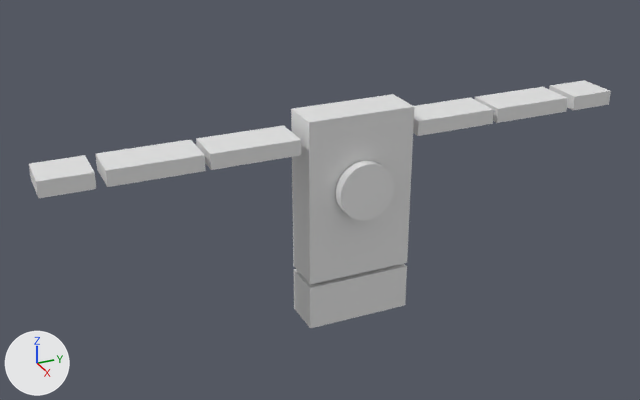
Before and after pictures for a commit that changed the glTF model public/modelos/androide.glb.
Both versions are drawn from a camera (50 mm lens) standing at (8.54, -4.27, 6.18) and looking at (-0.15, -0.37, 1.84). The lights are fixed; the arrows at lower left show +X, +Y and +Z. Vertices at the same position are counted once.

Before the edit, the objects in view are built like this:
```python
me_cube_001 = bpy.data.meshes.new('Cube.001')
me_cube_001.from_pydata(...)  # 128 vertices, 220 faces; spans x -0.25..0.42, y -3.52..3.49, z -0.67..1.94
me_cube_001.materials.append(mat_material)  # white #e7e7e7
# before: 54 (-0.25, -1.83, 1.58), 55 (-0.25, -2.85, 1.58) at pixel (97, 169), 62 (-0.25, -2.96, 1.58), 63 (-0.25, -3.52, 1.58) at pixel (31, 179)
ob_figura = bpy.data.objects.new('Figura', me_cube_001)
ob_figura.location = (-0.003, -0.023, 1.04)
```
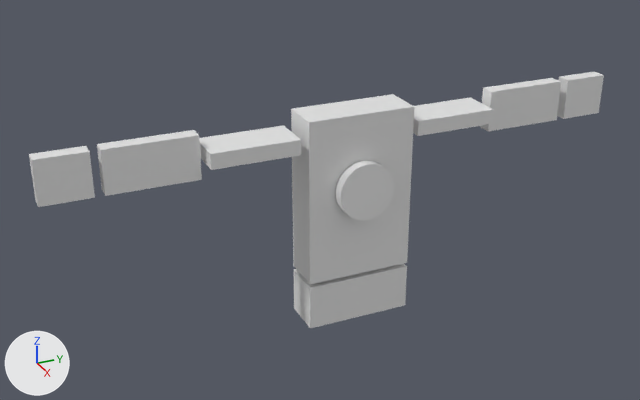
The newer file is also turned or shifted as a whole; pictures and numbers use the older file's frame.

The change, as a diff of the scene's bpy script:
```diff
--- a/public/modelos/androide.glb.py
+++ b/public/modelos/androide.glb.py
@@ me_cube_001 @@
 me_cube_001.from_pydata(...)  # 128 vertices, 220 faces; spans x -0.25..0.42, y -3.52..3.49, z -0.67..1.94
 # used by ob_figura; location = (-0.003, -0.023, 1.04)
-me_cube_001.vertices[48].co = (0.25, -2.85, 1.75)  # pixel (105, 170)
-me_cube_001.vertices[49].co = (-0.25, -2.85, 1.75)  # pixel (95, 153)
-me_cube_001.vertices[50].co = (-0.25, -1.83, 1.75)  # pixel (190, 139)
-me_cube_001.vertices[51].co = (0.25, -1.83, 1.75)  # pixel (204, 155)
-me_cube_001.vertices[52].co = (0.25, -1.83, 1.58)  # pixel (205, 171)
-me_cube_001.vertices[53].co = (0.25, -2.85, 1.58)  # pixel (107, 187)
-me_cube_001.vertices[56].co = (0.25, -3.52, 1.75)  # pixel (35, 181)
-me_cube_001.vertices[57].co = (-0.25, -3.52, 1.75)  # pixel (28, 163)
-me_cube_001.vertices[58].co = (-0.25, -2.96, 1.75)  # pixel (84, 155)
-me_cube_001.vertices[59].co = (0.25, -2.96, 1.75)  # pixel (94, 172)
-me_cube_001.vertices[60].co = (0.25, -2.96, 1.58)  # pixel (96, 188)
-me_cube_001.vertices[61].co = (0.25, -3.52, 1.58)  # pixel (38, 198)
-me_cube_001.vertices[32].co = (0.25, 3.49, 1.75)  # pixel (610, 91)
-me_cube_001.vertices[33].co = (-0.25, 3.49, 1.75)  # pixel (584, 80)
-me_cube_001.vertices[34].co = (-0.25, 2.93, 1.75)  # pixel (549, 85)
-me_cube_001.vertices[35].co = (0.25, 2.93, 1.75)  # pixel (574, 96)
-me_cube_001.vertices[36].co = (0.25, 2.93, 1.58)  # pixel (573, 110)
-me_cube_001.vertices[37].co = (0.25, 3.49, 1.58)  # pixel (608, 104)
-me_cube_001.vertices[38].co = (-0.25, 2.93, 1.58)
-me_cube_001.vertices[39].co = (-0.25, 3.49, 1.58)
+# me_cube_001 part 1: the loose piece of 8 vertices spanning x -0.25..0.25, y 1.8..2.82, z 1.58..1.75 is turned -90 degrees about the y axis through its middle
+# me_cube_001 part 2
+for i in [54, 55, 62, 63]: me_cube_001.vertices[i].co += Vector((0.34, 0.0, -0.16))
+me_cube_001.vertices[48].co = (-0.09, -2.85, 1.41)  # pixel (101, 189)
+me_cube_001.vertices[49].co = (-0.09, -1.83, 1.41)
+me_cube_001.vertices[50].co = (-0.09, -1.83, 1.92)  # pixel (194, 129)
+me_cube_001.vertices[51].co = (-0.09, -2.85, 1.92)  # pixel (96, 144)
+me_cube_001.vertices[52].co = (0.09, -2.85, 1.92)  # pixel (100, 149)
+me_cube_001.vertices[53].co = (0.09, -1.83, 1.92)  # pixel (199, 135)
+me_cube_001.vertices[56].co = (-0.09, -3.52, 1.41)  # pixel (35, 200)
+me_cube_001.vertices[57].co = (-0.09, -2.96, 1.41)
+me_cube_001.vertices[58].co = (-0.09, -2.96, 1.92)  # pixel (86, 145)
+me_cube_001.vertices[59].co = (-0.09, -3.52, 1.92)  # pixel (28, 154)
+me_cube_001.vertices[60].co = (0.09, -3.52, 1.92)  # pixel (31, 160)
+me_cube_001.vertices[61].co = (0.09, -2.96, 1.92)  # pixel (89, 151)
+# me_cube_001 part 3
+me_cube_001.vertices[32].co = (0.09, 2.93, 1.92)  # pixel (568, 80)
+me_cube_001.vertices[33].co = (0.09, 2.93, 1.41)  # pixel (563, 118)
+me_cube_001.vertices[34].co = (0.09, 3.49, 1.41)  # pixel (598, 112)
+me_cube_001.vertices[35].co = (0.09, 3.49, 1.92)  # pixel (603, 75)
+me_cube_001.vertices[36].co = (-0.09, 2.93, 1.41)
+me_cube_001.vertices[37].co = (-0.09, 3.49, 1.41)
+me_cube_001.vertices[38].co = (-0.09, 2.93, 1.92)  # pixel (558, 76)
+me_cube_001.vertices[39].co = (-0.09, 3.49, 1.92)  # pixel (594, 71)
 me_cube_001.materials.append(mat_material)
```

Where the change shows, as pixel boxes [x1, y1, x2, y2] in the pictures (640 x 400 px; the box of a moved part takes in the faces that stretch with it):
'Figura', reshaped
    before: [29, 80, 611, 328]
    after: [29, 71, 604, 328]
part 1 of me_cube_001, moved or reshaped
    before: [475, 87, 568, 123]
    after: [480, 78, 561, 132]
part 2 of me_cube_001, moved or reshaped
    before: [29, 139, 206, 199]
    after: [29, 130, 202, 207]
part 3 of me_cube_001, moved or reshaped
    before: [549, 80, 611, 110]
    after: [557, 71, 604, 119]
